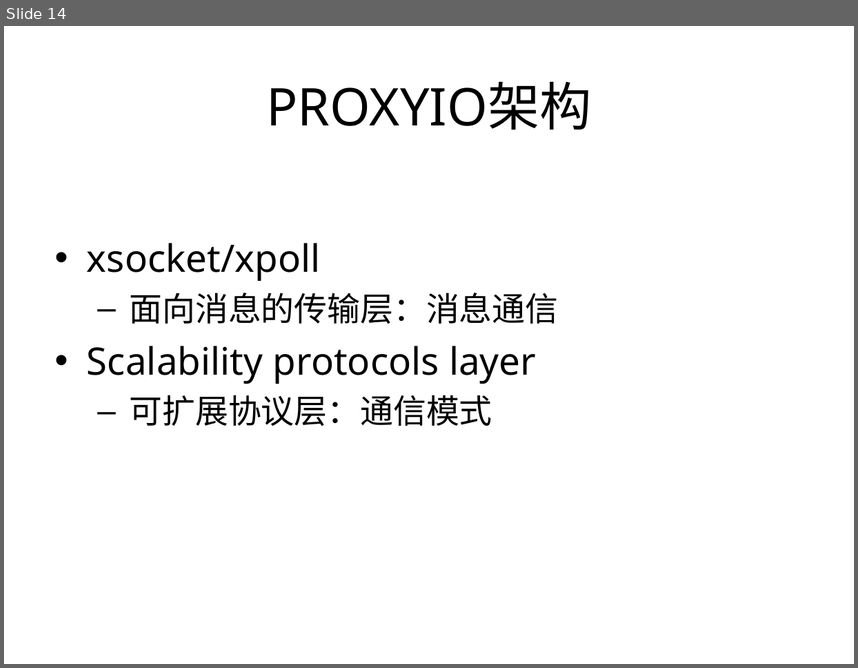
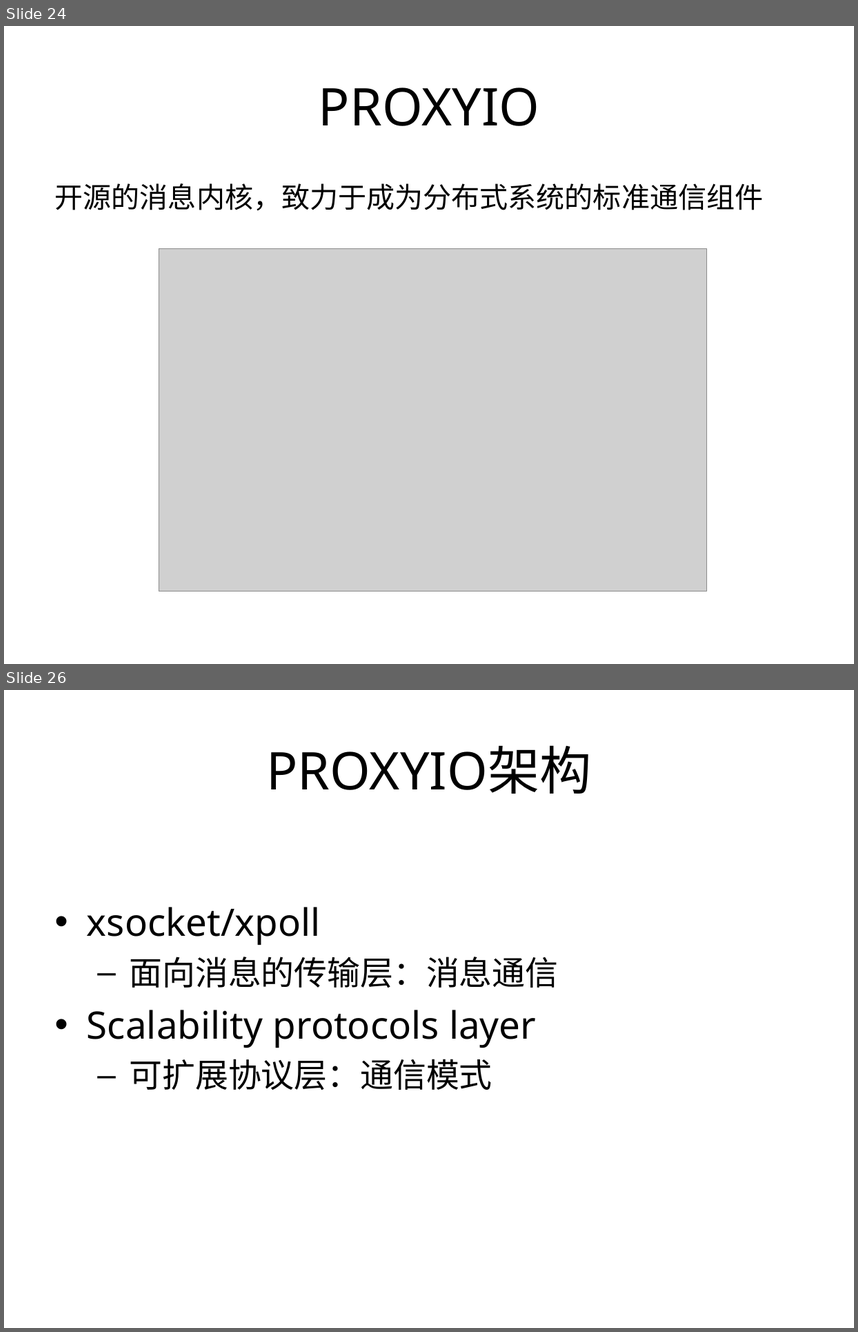
Before and after one commit to proxyio/xio, a slide deck: docs/PROXYIO.ppt. Shown one above the other, each under a label of ours: slide 14 before the commit, slides 24 and 26 after it; the slides between them are not shown. The pictures are 858x668 and 858x1332 pixels, drawn with LibreOffice and Linux fonts; fonts in the diff are those of the drawing; grey boxes stand for pictures. Boxes give left, top, right and bottom in pixels: in the first picture for what was removed or moved away, otherwise in the second. Text is boxed around its words. In the diff, an @@ line names an element or a change of style, - is before the commit and + after.

```diff
--- a/docs/PROXYIO.ppt
+++ b/docs/PROXYIO.ppt
@@ slide 24 added at (4,26,854,664), background #FFFFFF @@
@@ title added at (319,87,540,126), 44 pt, text #000000 @@
+PROXYIO
@@ text added at (55,183,764,211), 24 pt, text #000000 @@
+开源的消息内核，致力于成为分布式系统的标准通信组件
@@ picture added at (159,249,707,591) @@
@@ what was slide 14 is now slide 26 @@
```
Also in this commit, not shown: 12 slides changed, 11 other slides added.
